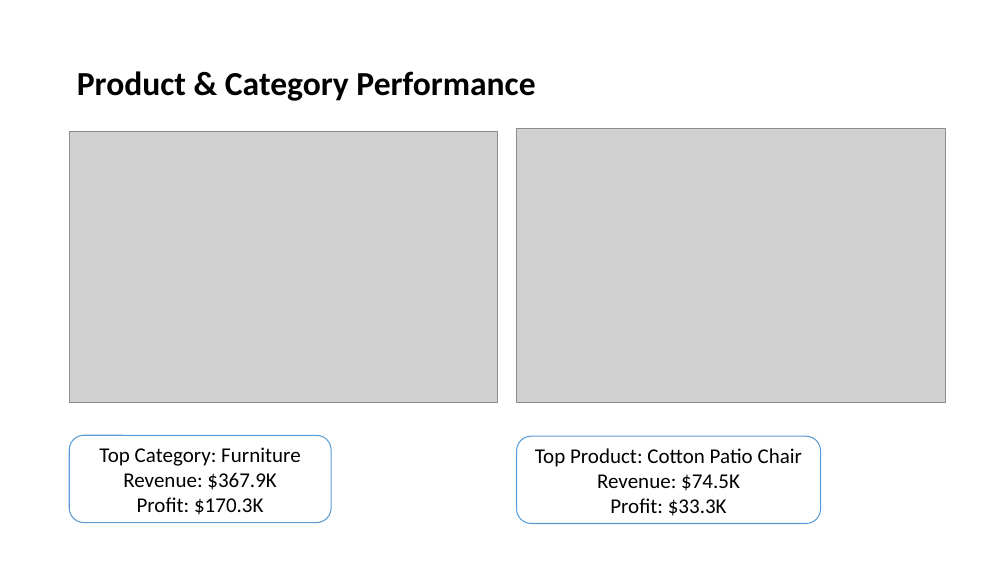
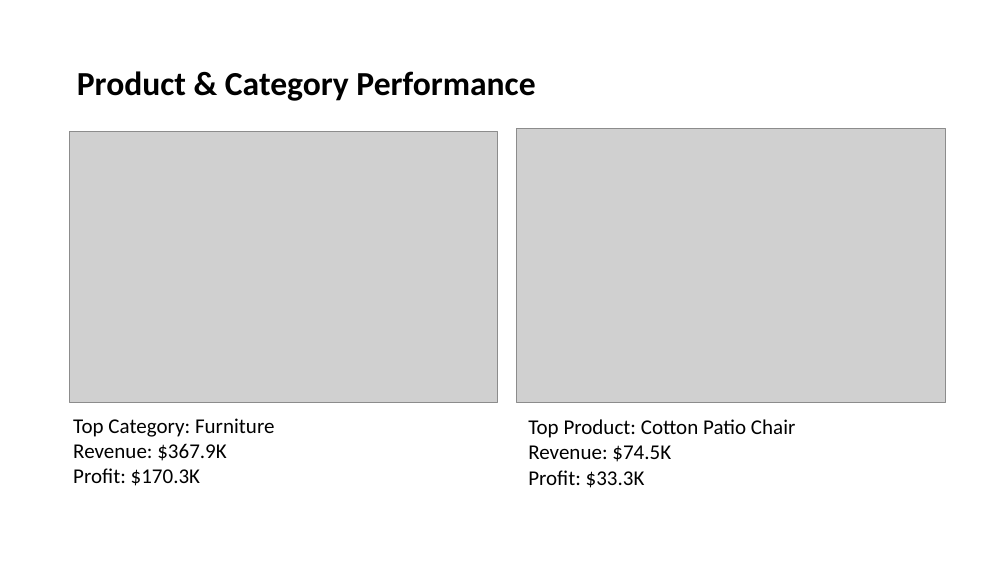
Before and after one commit to keertigurung/Wayfair-Ecommerce-Sales-Profitability-Analysis, a slide deck: slide 6 of presentation/WayFair E-commerce Analysis.pptx. Drawn at 1008x567 pixels with LibreOffice and Linux fonts; fonts in the diff are those of the drawing; grey boxes stand for pictures. Boxes give left, top, right and bottom in pixels: in the first picture for what was removed or moved away, otherwise in the second. Text is boxed around its words. In the diff, an @@ line names an element or a change of style, - is before the commit and + after.

```diff
--- a/presentation/WayFair E-commerce Analysis.pptx
+++ b/presentation/WayFair E-commerce Analysis.pptx
@@ text "Top Category: Furniture" at bbox=[73, 418, 274, 486]: alignment centre to left; fill #FFFFFF to none; outline #5B9BD5 1 pt to none @@
@@ text "Top Category: Furniture": place and size @@
-text "Top Category: Furniture" at bbox=[70, 436, 331, 523]
+text "Top Category: Furniture" at bbox=[73, 418, 274, 486]
@@ text "Top Product: Cotton Patio Chair": place and size @@
-text "Top Product: Cotton Patio Chair" at bbox=[516, 436, 820, 523]
+text "Top Product: Cotton Patio Chair" at bbox=[528, 419, 795, 488]
@@ text "Top Product: Cotton Patio Chair" at bbox=[528, 419, 795, 488]: alignment centre to left; fill #FFFFFF to none; outline #5B9BD5 1 pt to none @@
```
Also in this commit, not shown: 4 other slides changed.
